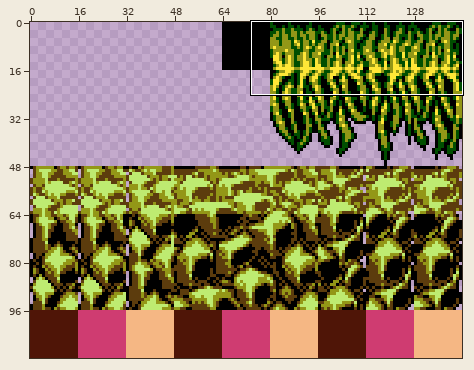
Two versions of one sprite sheet, Ninja Gaiden/sprites/sprAct4Scene1Tiles/3579f1db-1777-4b13-8427-88fde183898a.png. Above: a wide view before the commit, with the close-up outlined.
Close-up. First the earlier version:
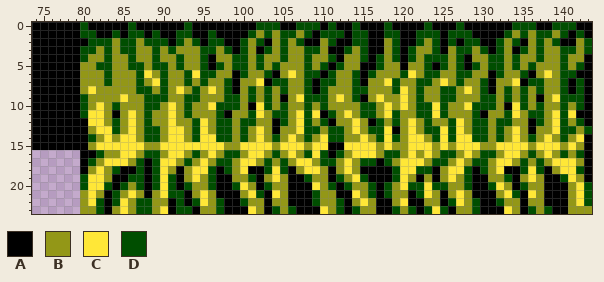
The file is 144x112 pixels. Shown: x 74..143, y 0..23.
Palette (. is transparent): A #000000  B #939717  C #ffe737  D #004e00
Pixels before, first column x 74:
 0 AAAAAADAAAAADAAAAAADAAAAAAAADDDAADDDADAADAAADAAAADAAADAAAAAADDDAADDDAA
 1 AAAAAADDAADADDADAADDAADAAAADBDBDDBDADDDADDAADDAADDDADDDAAAADBDBDDBDADA
 2 AAAAAAADDDBDDBDDDADBDADDAADBDABDBDAABDAADDAABDAADBDADADDAADBDABDBDAABD
 3 AAAAAADDBDBDDBBDBDBBBDDBDADBADBDBBDDBAADBDAABDADBBDABDDBDADBADBDBBDDBD
 4 AAAAAADBBDBBDBBDBBDBBDABBDDBDBBDBBDBBDABBDADBDADBDDDBDABBDDBDBBDBBDBBA
 5 AAAAAABBDDBBDDBDDBDBBDADBDDBDBDBBBDBDADBBAADBBABBDADBDADBDDBDBDBBBDBDA
 6 AAAAAABBBDBBBDCBDBBDCDDBBADBBDABCBDDADBBDADBBBDCBDDBBDDBBADBBDABCBDDAA
 7 AAAAAABBBDBBBDBCDBBDBDBBDABBCADDBBDADDBBDABBCDBBDDBCBDBBDABBCADDBBDADA
 8 AAAAAABCBBBBBDDBDBCBDBCBDABDBDBDBBDADBBBDDBBBDCBDBBDDBCBDABDBDBDBBDADA
 9 AAAAAADBBBBCBBDDDBBDDBBBDDBDBDBABCDDDBCBDABCBBCBDBBDDBBBDDBDBDBABCDDDA
10 AAAAAADBCBDBBBDDBCBDBBCDDDBACDBDBBDBDBBBBDDBCBCBDDCDBBCDDDBACDBDBBDBDA
11 AAAAAADCCBABCBDBBCBDBBBDABBDCBDDBCDCADBCBDDBCDBBDDCDBBBDABBDCBDDBCDCAA
12 AAAAAAACCBDBCBDBBCBBDCBDDBDDBBADBCDBDABBCBADBDBCBDBBDCBDDBDDBBADBCDBDA
13 AAAAAAABCCDBCBDDBCCBDCBDDBDBCBABBCDDBDDBCBDDCABCBDDCDCBDDBDBCBABBCDDBD
14 AAAAAAADBCBCCBDDBCCBDCCDDBDBCBDBCBDBCDDBBCBDCDBCCBDCDCCDDBDBCBDBCBDBCA
15 AAAAAAABCCCCCCBBCCCCCCCCBBCCCCBCCCBCCAACCCCBCBBCCCBCBCCCBBCCCCBCCCBCBA
16 ......AADBBCCBDDBCCBDBCBDDBCCBDBCBDCDADBCCCBDDBCBCBDDBCBDDBCCBDBCBDBDA
17 ......ADBCCCBDADCCBDBCBDDBCCBDBDBCCBDDBCBDDADBCCCBDDBCBDDBCCBDBDBCCCBA
18 ......ABCBDAADADCBABCCDADBCAADCDABCCBABCBAAAADCCDDABCCDADBCAADCDABCCDA
19 ......DCCBAADDADCDABCBDAABBDABCBAADBBADBCDAAADCBABABCBDAABBDABCBAADCBA
20 ......DCCDADBDADCDADBBDAADCBADBBAAACBDADBBDADBCDDCDDBBDAADCBADBBAAABCD
21 ......BCBADBCBABCDDABCBAAABCDACBAAADBBAACBDADBBADCBABCBAAABCDACBAAABCD
22 ......BCDADCBDDBBADADCBDAADBBABBAAADBBDABCBAABCAABBADCBDAADBBABBAAABCD
23 ......BBDABCBDDBCADDABBDAAACBADBDAAACBDADBBAADBDADCDABBDAAACBADBDAABBB
Once edited:
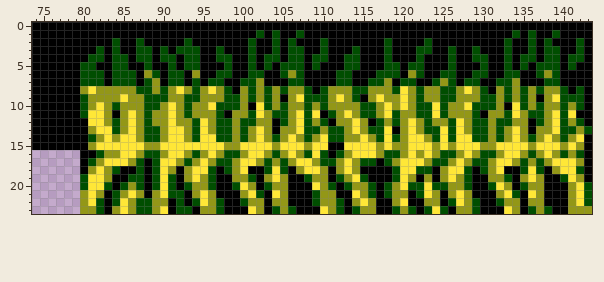
Difference:
Colour A replaces colour D in row 0 at x 80, 86, 93, 102 to 104, 107 to 109, 111, 114, 118, 123, 127, 134 to 136 and 139 to 141; in row 1 at x 80 to 81, 84, 86 to 87, 89, 92 to 93, 96, 101, 103, 105 to 106, 108, 110 to 112, 114 to 115, 118 to 119, 122 to 124, 126 to 128, 133, 135, 137 to 138, 140 and 142; in row 2 at x 81 to 83, 85 to 86, 88 to 90, 92, 94, 96 to 97, 100, 102, 105, 107, 111, 114 to 115, 119, 122, 124, 126, 128 to 129, 132, 134, 137, 139 and 143; in row 3 at x 80 to 81, 83, 85 to 86, 89, 91, 95 to 96, 98, 100, 103, 105, 108 to 109, 113, 115, 119, 121, 124, 127 to 128, 130, 132, 135, 137, 140 to 141 and 143; in row 4 at x 80, 83, 86, 89, 92, 95, 99 to 100, 102, 105, 108, 111, 115, 117, 119, 121, 123 to 125, 127, 131 to 132, 134, 137 and 140; in row 5 at x 82 to 83, 86 to 87, 89 to 90, 92, 95, 97, 99 to 100, 102, 104, 108, 110, 112, 117, 123, 125, 127, 129, 131 to 132, 134, 136, 140 and 142.
Colour A replaces colour D in row 6 at x 83, 87, 90, 93, 95 to 96, 100, 103, 108 to 109, 111, 114, 116, 120, 123 to 124, 127 to 128, 132, 135 and 140 to 141; in row 7 at x 83, 87, 90, 93, 95, 98, 104 to 105, 108, 110 to 111, 114, 119, 122 to 123, 127, 130, 136 to 137, 140 and 142.
Colour B replaces colour C in row 6 at x 88, 94, 106, 121 and 138; in row 7 at x 89, 102, 118, 125 and 134.
Colour D replaces colour B in row 1 at x 102, 104, 107, 134, 136 and 139; in row 2 at x 84, 87, 93, 101, 104, 106, 110, 118, 123, 133, 136, 138 and 142; in row 3 at x 82, 84, 87 to 88, 90, 92 to 94, 97, 101, 104, 106 to 107, 110, 114, 118, 122 to 123, 126, 129, 133, 136, 138 to 139 and 142; in row 4 at x 81 to 82, 84 to 85, 87 to 88, 90 to 91, 93 to 94, 97 to 98, 101, 103 to 104, 106 to 107, 109 to 110, 113 to 114, 118, 122, 126, 129 to 130, 133, 135 to 136, 138 to 139 and 141 to 142; in row 5 at x 80 to 81, 84 to 85, 88, 91, 93 to 94, 98, 101, 103, 105 to 107, 109, 113 to 114, 118 to 119, 121 to 122, 126, 130, 133, 135, 137 to 139 and 141; in row 6 at x 80 to 82, 84 to 86, 89, 91 to 92, 97 to 98, 101 to 102, 105, 107, 112 to 113, 117 to 119, 122, 125 to 126, 129 to 130, 133 to 134, 137 and 139.
Colour D replaces colour B in row 7 at x 80 to 82, 84 to 86, 88, 91 to 92, 94, 96 to 97, 100 to 101, 106 to 107, 112 to 113, 116 to 117, 120 to 121, 124, 126, 128 to 129, 132 to 133 and 138 to 139.
